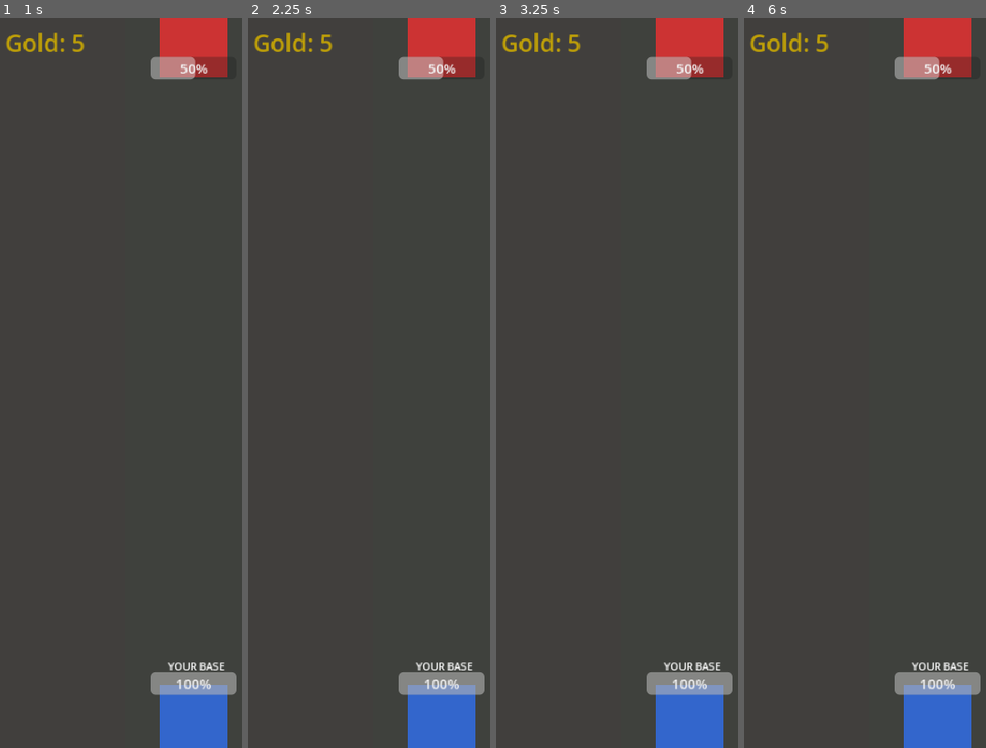
Above: before the commit, frames 1-4 (left to right).
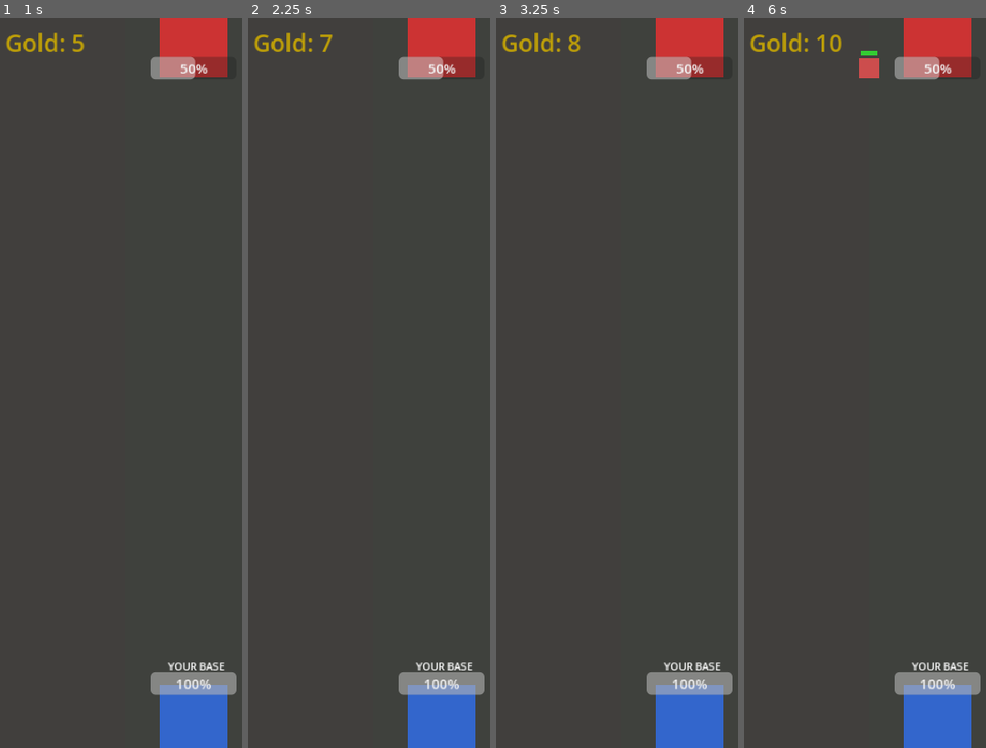
Above: after the commit, the same moments.

Repository: markroadley/godot-hello
Game: Godot game, scene res://scenes/gameplay.tscn
The game is run twice, just before and just after one commit, with the same random seed, the same clock (stepped at 60 frames per second) and the same inputs.
Inputs (mouse positions are in pixels of both pictures, inside the frame that each line leads up to):
- Up to frame 1 (1 s): tap Enter at 0.5 s; move the mouse to (outside the picture) at 0.52 s; click (outside the picture) at 0.67 s
- Up to frame 2 (2.25 s): tap Space at 1.25 s; move the mouse to (359, 419) at 1.27 s; click (359, 419) at 1.42 s; tap Enter at 2 s; move the mouse to (482, 222) at 2.02 s; click (482, 222) at 2.17 s
- Up to frame 3 (3.25 s): tap Space at 2.75 s; move the mouse to (670, 529) at 2.77 s; click (670, 529) at 2.92 s
- Up to frame 4 (6 s): tap Enter at 3.5 s; move the mouse to (outside the picture) at 3.52 s; click (outside the picture) at 3.67 s; tap Space at 4.25 s; move the mouse to (814, 273) at 4.27 s; click (814, 273) at 4.42 s; move the mouse to (956, 383) at 5.02 s; click (956, 383) at 5.17 s; move the mouse to (877, 200) at 5.77 s; click (877, 200) at 5.92 s

Frame 1 is identical in both runs. In frame 2, less than 0.1% of the frame differs, in the area x 29-36%, y 2-5%; in frame 3, less than 0.1%; in frame 4, 0.4%, in the area x 29-56%, y 2-9%.
Error before the commit: Parse Error: Cannot assign a value of type "null" as "Dictionary". (res://scenes/gameplay.gd:18)
Error after the commit: Invalid access to property or key 'team' on a base object of type 'Node'. (res://src/units/mini.gd:68)

Commit message:
Fix type errors and function naming conflicts

Diff:
--- a/scenes/gameplay.gd
+++ b/scenes/gameplay.gd
@@ -15,7 +15,7 @@
 
 var game_time: float = 0.0
 var is_game_over: bool = false
-var selected_mini_data: Dictionary = null
+var selected_mini_data: Dictionary = {}
 
 const PLAYER_TEAM = 0
 const ENEMY_TEAM = 1
@@ -68,7 +68,7 @@
 	gold_display.text = "Tap to deploy %s ($%d)" % [mini_data.get("name", "Unit"), mini_data.get("cost", 3)]
 
 func _on_mini_deselected():
-	selected_mini_data = null
+	selected_mini_data.clear()
 	_on_gold_changed(gold_manager.gold)
 
 func _on_tap(event):
@@ -81,24 +81,26 @@
 	else:
 		return
 
-	if selected_mini_data != null:
-		var cost = selected_mini_data.get("cost", 3)
-		if gold_manager.spend(cost):
-			# Determine lane from tap position
-			var lane = int(tap_pos.x / 160)
-			lane = clamp(lane, 0, 2)
+	if selected_mini_data.is_empty():
+		return
 
-			# Spawn mini at tap position
-			spawn_mini(selected_mini_data, tap_pos, lane, PLAYER_TEAM)
+	var cost = selected_mini_data.get("cost", 3)
+	if gold_manager.spend(cost):
+		# Determine lane from tap position
+		var lane = int(tap_pos.x / 160)
+		lane = clamp(lane, 0, 2)
 
-			# Clear selection
-			selected_mini_data = null
-			_on_gold_changed(gold_manager.gold)
-		else:
-			# Not enough gold
-			gold_display.text = "Not enough gold!"
-			await get_tree().create_timer(1.0).timeout
-			_on_gold_changed(gold_manager.gold)
+		# Spawn mini at tap position
+		spawn_mini(selected_mini_data, tap_pos, lane, PLAYER_TEAM)
+
+		# Clear selection
+		selected_mini_data.clear()
+		_on_gold_changed(gold_manager.gold)
+	else:
+		# Not enough gold
+		gold_display.text = "Not enough gold!"
+		await get_tree().create_timer(1.0).timeout
+		_on_gold_changed(gold_manager.gold)
 
 func spawn_mini(mini_data: Dictionary, position: Vector2, lane: int, team: int):
 	var mini = preload("res://src/units/mini.gd").new()
--- a/src/units/mini.gd
+++ b/src/units/mini.gd
@@ -54,7 +54,7 @@
 		if dist <= range_:
 			attack()
 		else:
-			move_toward(target.global_position, delta)
+			move_toward_target(target.global_position, delta)
 	else:
 		# Move toward enemy base
 		move_toward_base(delta)
@@ -80,7 +80,7 @@
 
 	return nearest
 
-func move_toward(pos: Vector2, delta: float):
+func move_toward_target(pos: Vector2, delta: float):
 	var dir = (pos - global_position).normalized()
 	global_position += dir * move_speed * delta
 
